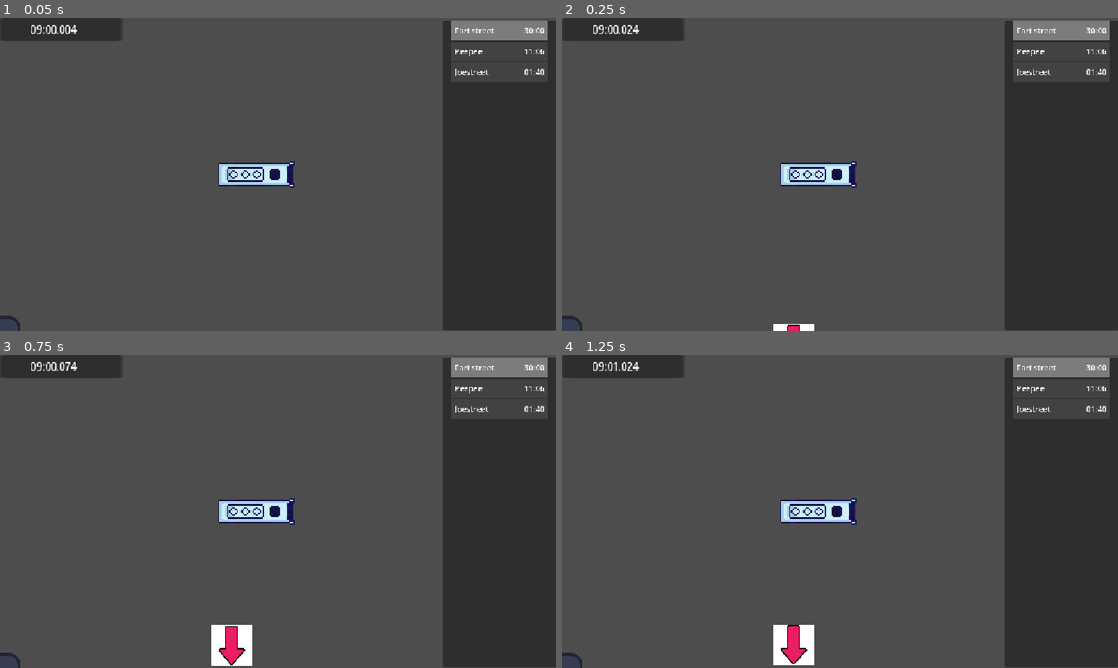
Above: before the commit, frames 1-4 (two rows, left to right).
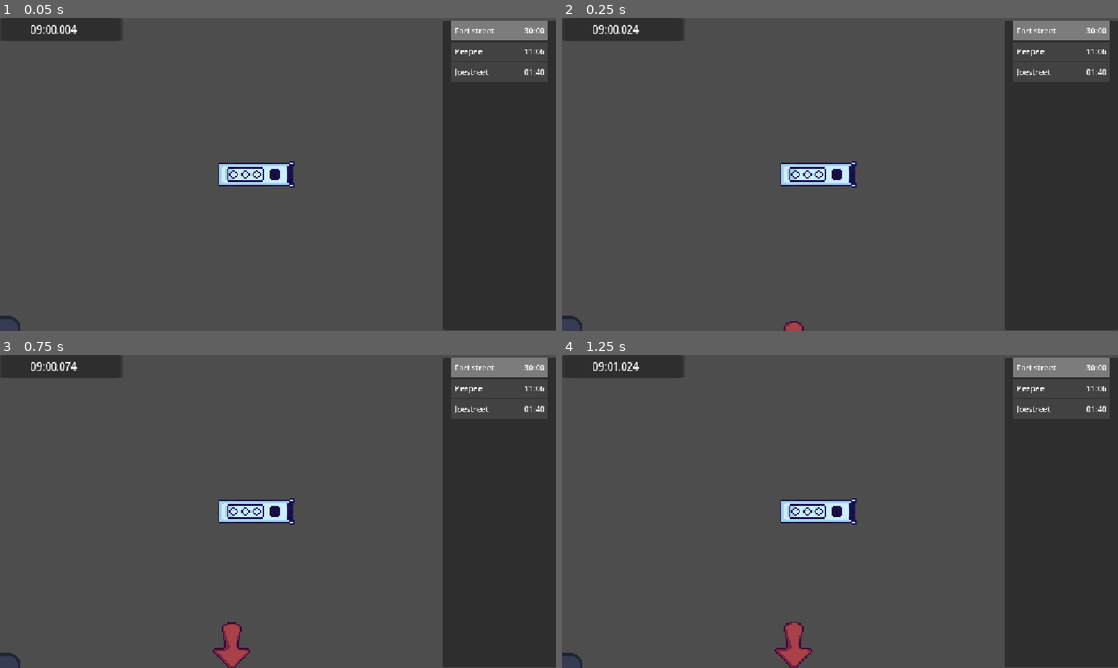
Above: after the commit, the same moments.

Repository: Aerodynamax/games-week-jam
Game: Godot game, scene res://scenes/testscene.tscn
Same seed, same stepped clock (60 frames per second), same inputs: the game is played once before the commit and once after it. The engine's default icon, where the game draws it, is replaced by a stand-in: a white triangle on a blue panel in a dark square.
Inputs:
- Up to frame 1 (0.05 s): no input
- Up to frame 2 (0.25 s): no input
- Up to frame 3 (0.75 s): hold D (right) from 0.53 s (still down)
- Up to frame 4 (1.25 s): keep holding D (right)

Frame 1 is identical in both runs. In frame 2, 0.2% of the frame differs, in the area x 38-46%, y 96-100%; in frame 3, 1.0%, in the area x 38-46%, y 85-100%; in frame 4, 1.0%.

Commit message:
switched arrow indicator to use proper asset

Diff:
--- a/scenes/busstop.tscn
+++ b/scenes/busstop.tscn
@@ -3,7 +3,7 @@
 [ext_resource type="Script" uid="uid://bomsm2spsaqmi" path="res://scripts/bus stop/busstop.gd" id="1_oi4tm"]
 [ext_resource type="Texture2D" uid="uid://bohpvgaquqllp" path="res://icon.svg" id="2_hr2fb"]
 [ext_resource type="Script" uid="uid://babpdsfvhi2mh" path="res://scripts/tracker.gd" id="3_hr2fb"]
-[ext_resource type="Texture2D" uid="uid://bpria67c3rm0l" path="res://images.png" id="3_xjad6"]
+[ext_resource type="Texture2D" uid="uid://pffjjphot4gb" path="res://assets/sprites/spr_arrow.png" id="3_xjad6"]
 
 [sub_resource type="StyleBoxFlat" id="StyleBoxFlat_r32pp"]
 bg_color = Color(0.6027165, 0.60574514, 0.54955053, 1)
@@ -33,8 +33,7 @@
 [node name="tracker" type="Sprite2D" parent="." unique_id=1079494508]
 physics_interpolation_mode = 1
 visible = false
-scale = Vector2(0.062639825, 0.06263983)
 texture = ExtResource("3_xjad6")
 script = ExtResource("3_hr2fb")
-on_screen_offset = Vector2(0, -30)
+on_screen_offset = Vector2(0, -48)
 screen_margin = 48.0
--- a/scenes/player.tscn
+++ b/scenes/player.tscn
@@ -1,7 +1,7 @@
 [gd_scene format=3 uid="uid://cdsojuap5exvy"]
 
 [ext_resource type="Script" uid="uid://bo1ocx7d7wxj8" path="res://scripts/player/player.gd" id="1_3vyb7"]
-[ext_resource type="Texture2D" uid="uid://3afh8f76xp0h" path="res://assets/spr_bus.png" id="2_g2els"]
+[ext_resource type="Texture2D" uid="uid://3afh8f76xp0h" path="res://assets/sprites/spr_bus.png" id="2_g2els"]
 
 [sub_resource type="CapsuleShape2D" id="CapsuleShape2D_dqxiu"]
 radius = 8.0
Binary file changed: assets/sprites/spr_arrow.png
